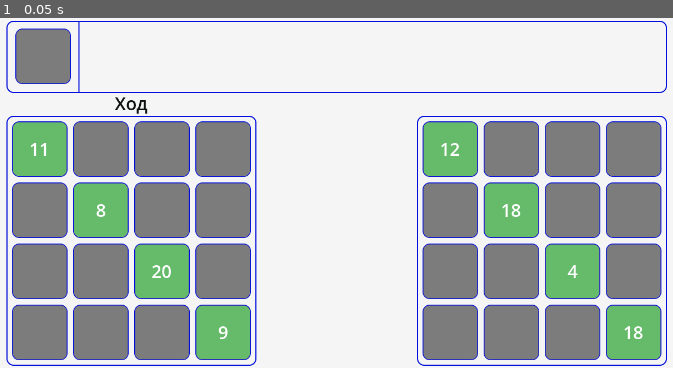
Above: before the commit, frame 1.
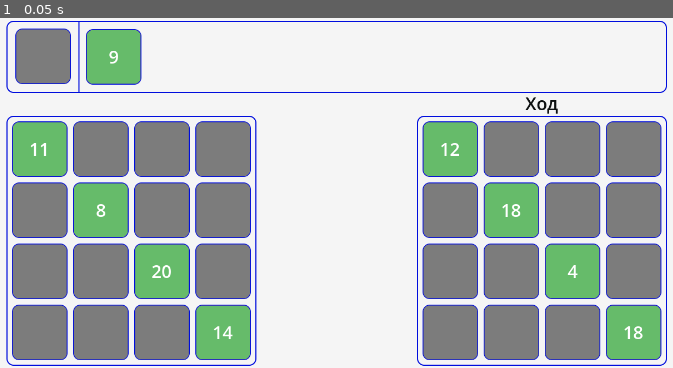
Above: after the commit, the same moment.

Repository: Rinkton/lucky-numbers-godot
Game: Godot game, scene res://game.tscn
Same seed, same stepped clock (60 frames per second), same inputs: the game is played once before the commit and once after it.
Inputs:
- Up to frame 1 (0.05 s): no input

The runs differ from the first frame. In frame 1, 1.6% of the frame differs, in the area x 12-83%, y 3-92%.

Commit message:
Made the clover pile estimation and some playable prototype with just pile

Diff:
--- a/lucky-numbers/cell.gd
+++ b/lucky-numbers/cell.gd
@@ -56,37 +56,44 @@
 			a.queue_free()
 
 
+func put_clover_turn(clover, focus_owner):
+	var game = await G.get_game()
+	if not game.whos_this_cell(self) == game.cur_player:
+		return
+	if not get_field().get_is_this_clover_on_this_cell_acceptable(clover, self):
+		modulate = Color.RED
+		await get_tree().create_timer(0.5).timeout
+		modulate = Color.WHITE
+		return
+	if focus_owner is CloverPile:
+		var prev_clover = get_clover()
+		if is_instance_valid(prev_clover):
+			remove_child(prev_clover)
+		focus_owner.remove_child(clover)
+		replace_clover(clover)
+		if is_instance_valid(prev_clover):
+			game.face_up_pile.add_clover(prev_clover)
+	elif focus_owner.get_is_in_face_up_pile():
+		var prev_clover = get_clover()
+		if is_instance_valid(prev_clover):
+			remove_child(prev_clover)
+		focus_owner.remove_child(clover)
+		focus_owner.queue_free()
+		replace_clover(clover)
+		if is_instance_valid(prev_clover):
+			game.face_up_pile.add_clover(prev_clover)
+	else:
+		printerr("no focus_owner for cell")
+	game.end_turn()
+
+
 func _on_lmb():
 	var game = await G.get_game()
-	if game.whos_this_cell(self) == game.cur_player and is_instance_valid(get_field()):
+	if is_instance_valid(get_field()):
 		var focus_owner = Utils.get_focus_owner_that_sharing_clover()
 		if not is_instance_valid(focus_owner):
 			return
 		var clover = focus_owner.get_clover()
 		if not is_instance_valid(clover):
 			return
-		if not get_field().get_is_this_clover_on_this_cell_acceptable(clover, self):
-			modulate = Color.RED
-			await get_tree().create_timer(0.5).timeout
-			modulate = Color.WHITE
-			return
-		if focus_owner is CloverPile:
-			var prev_clover = get_clover()
-			if is_instance_valid(prev_clover):
-				remove_child(prev_clover)
-			focus_owner.remove_child(clover)
-			replace_clover(clover)
-			if is_instance_valid(prev_clover):
-				game.face_up_pile.add_clover(prev_clover)
-		elif focus_owner.get_is_in_face_up_pile():
-			var prev_clover = get_clover()
-			if is_instance_valid(prev_clover):
-				remove_child(prev_clover)
-			focus_owner.remove_child(clover)
-			focus_owner.queue_free()
-			replace_clover(clover)
-			if is_instance_valid(prev_clover):
-				game.face_up_pile.add_clover(prev_clover)
-		else:
-			printerr("no focus_owner for cell")
-		game.end_turn()
+		put_clover_turn(clover, focus_owner)
--- a/lucky-numbers/cell.tscn
+++ b/lucky-numbers/cell.tscn
@@ -1,10 +1,10 @@
-[gd_scene load_steps=4 format=3 uid="uid://du87igtiyob7"]
+[gd_scene format=3 uid="uid://du87igtiyob7"]
 
 [ext_resource type="Texture2D" uid="uid://5cmk788h0kdv" path="res://cell.png" id="1_f2ill"]
 [ext_resource type="Script" uid="uid://0py50mgwbi2b" path="res://cell.gd" id="1_rj7qh"]
 [ext_resource type="PackedScene" uid="uid://bwmeh3trs3fx8" path="res://mouse_checker.tscn" id="3_88vch"]
 
-[node name="Cell" type="Control"]
+[node name="Cell" type="Control" unique_id=1660228137]
 custom_minimum_size = Vector2(100, 100)
 layout_mode = 3
 anchors_preset = 0
@@ -14,12 +14,12 @@
 script = ExtResource("1_rj7qh")
 metadata/_edit_lock_ = true
 
-[node name="Sprite2D" type="Sprite2D" parent="."]
+[node name="Sprite2D" type="Sprite2D" parent="." unique_id=1230642696]
 position = Vector2(50, 50)
 texture = ExtResource("1_f2ill")
 hframes = 3
 
-[node name="MouseChecker" parent="." instance=ExtResource("3_88vch")]
+[node name="MouseChecker" parent="." unique_id=1484205485 instance=ExtResource("3_88vch")]
 layout_mode = 0
 offset_right = 100.0
 offset_bottom = 100.0
--- a/lucky-numbers/clover_pile.gd
+++ b/lucky-numbers/clover_pile.gd
@@ -35,7 +35,7 @@
 
 func _on_lmb():
 	var game = await G.get_game()
-	if game.cur_player is HumanPlayer:
+	if game.cur_player is HumanPlayer or true: #### TODO
 		if not is_there_clover():
 			var clover = pop_random_clover()
 			add_child(clover)
--- a/lucky-numbers/field.gd
+++ b/lucky-numbers/field.gd
@@ -17,6 +17,16 @@
 		var game = await G.get_game()
 		var clover = game.clover_pile.pop_random_clover()
 		cell.replace_clover(clover)
+	"""
+	for i in range(4):
+		for j in range(4):
+			if randi_range(0, 2) == 0:
+				continue
+			var cell = get_cell(i, j)
+			var game = await G.get_game()
+			var clover = game.clover_pile.pop_random_clover()
+			cell.replace_clover(clover)
+	"""
 
 
 func get_is_this_clover_on_this_cell_acceptable(this_clover: Clover, this_cell: Cell) -> bool:
@@ -50,14 +60,14 @@
 	return $VBoxContainer.get_child(y).get_child(x)
 
 
-func get_vector_of_cell(cell: Cell) -> Vector2:
+func get_vector_of_cell(cell: Cell) -> Vector2i:
 	for y in range($VBoxContainer.get_child_count()):
 		var row = $VBoxContainer.get_child(y)
 		for x in range(row.get_child_count()):
 			if row.get_child(x) == cell:
-				return Vector2(x, y)
+				return Vector2i(x, y)
 	printerr("get_vector_of_cell didn't found the cell")
-	return Vector2(-1, -1)
+	return Vector2i(-1, -1)
 
 
 func get_is_full():
--- a/lucky-numbers/g.gd
+++ b/lucky-numbers/g.gd
@@ -1,20 +1,20 @@
 extends Node
 
 
-signal _game_set
+signal game_set
 
-var _game: Game:
+var game: Game:
 	set(value):
-		_game = value
-		_game_set.emit()
+		game = value
+		game_set.emit()
 
 
 func get_game():
-	if is_instance_valid(_game):
-		return _game
-	await _game_set
-	return _game
+	if is_instance_valid(game):
+		return game
+	await game_set
+	return game
 
 
-func set_game(game):
-	_game = game
+func set_game(game_):
+	game = game_
--- a/lucky-numbers/game.gd
+++ b/lucky-numbers/game.gd
@@ -12,13 +12,19 @@
 
 
 func _ready():
-	players = [HumanPlayer.new(), HumanPlayer.new()]
+	players = [AiPlayer.new(), HumanPlayer.new()]
 	cur_player = players[0]
 	$Field.set_up_start_diagonal()
 	$Field.player = players[0]
 	$Field2.set_up_start_diagonal()
 	$Field2.player = players[1]
 	G.set_game(self)
+	if cur_player is AiPlayer:
+		cur_player.turn()
+
+
+func get_fields():
+	return [$Field, $Field2]
 
 
 func end_turn():
@@ -26,6 +32,8 @@
 	cur_player = players[0]
 	await get_tree().process_frame
 	ended_turn.emit()
+	if cur_player is AiPlayer:
+		cur_player.turn()
 
 
 func whos_this_cell(cell):
--- a/lucky-numbers/game.tscn
+++ b/lucky-numbers/game.tscn
@@ -6,7 +6,7 @@
 [ext_resource type="PackedScene" uid="uid://d35ioh5palih0" path="res://clover_pile.tscn" id="4_p2cst"]
 [ext_resource type="PackedScene" uid="uid://b5sotkq43tjnq" path="res://face_up_pile.tscn" id="5_whllf"]
 
-[node name="Game" type="Control"]
+[node name="Game" type="Control" unique_id=1214219613]
 layout_mode = 3
 anchors_preset = 15
 anchor_right = 1.0
@@ -16,7 +16,7 @@
 mouse_filter = 2
 script = ExtResource("1_ku7cq")
 
-[node name="Bg" type="ColorRect" parent="."]
+[node name="Bg" type="ColorRect" parent="." unique_id=1141898677]
 layout_mode = 0
 offset_right = 1440.0
 offset_bottom = 630.0
@@ -24,7 +24,7 @@
 color = Color(0.960784, 0.960784, 0.960784, 1)
 metadata/_edit_lock_ = true
 
-[node name="TextureRect" type="TextureRect" parent="."]
+[node name="TextureRect" type="TextureRect" parent="." unique_id=1805484191]
 layout_mode = 0
 offset_left = 125.0
 offset_top = 5.0
@@ -33,28 +33,28 @@
 mouse_filter = 2
 texture = ExtResource("1_1ggbm")
 
-[node name="Field" parent="." instance=ExtResource("2_l1u56")]
+[node name="Field" parent="." unique_id=1862271076 instance=ExtResource("2_l1u56")]
 layout_mode = 0
 offset_left = 125.0
 offset_top = 176.0
 offset_right = 575.0
 offset_bottom = 626.0
 
-[node name="Field2" parent="." instance=ExtResource("2_l1u56")]
+[node name="Field2" parent="." unique_id=1543102293 instance=ExtResource("2_l1u56")]
 layout_mode = 0
 offset_left = 864.0
 offset_top = 176.0
 offset_right = 1314.0
 offset_bottom = 626.0
 
-[node name="CloverPile" parent="." instance=ExtResource("4_p2cst")]
+[node name="CloverPile" parent="." unique_id=1367229675 instance=ExtResource("4_p2cst")]
 layout_mode = 0
 offset_left = 140.5
 offset_top = 19.0
 offset_right = 140.5
 offset_bottom = 19.0
 
-[node name="FaceUpPile" parent="." instance=ExtResource("5_whllf")]
+[node name="FaceUpPile" parent="." unique_id=200169092 instance=ExtResource("5_whllf")]
 layout_mode = 0
 offset_left = 267.5
 offset_top = 20.0
--- /dev/null
+++ b/lucky-numbers/player/ai_player.gd
@@ -0,0 +1,192 @@
+extends Player
+class_name AiPlayer
+
+
+const FIELD_SIZE := 4
+
+var my_field: Field
+var enemy_field: Field
+var best_moves := {}
+
+
+func _init():
+	G.connect("game_set", _on_game_set)
+
+
+func turn():
+	var clover_pile_dict = _get_clover_pile_dict()
+	# var a = my_field.get_cell(0, 0).get_clover().number
+	# _get_cell_flexibility(my_field.get_cell(1, 1))
+	_get_clover_pile_flexibility(my_field)
+	#print("best ", best_moves)
+	var clover = G.game.clover_pile.pop_random_clover()
+	var cell = my_field.get_cell(best_moves[clover.number]["x"], best_moves[clover.number]["y"])
+	cell.put_clover_turn(clover, G.game.clover_pile)
+	print(best_moves[clover.number])
+
+
+func _get_clover_pile_worth_for_me():
+	var cur_empty = _get_flexibility(true, my_field)
+	var cur_busy = _get_flexibility(false, my_field)
+	var clover_pile_my_flexibility_dict = _get_clover_pile_flexibility(my_field)
+	var new_empty = clover_pile_my_flexibility_dict["empty"]
+	var new_busy = clover_pile_my_flexibility_dict["busy"]
+
+	var count = _get_clovers_count_in_pile()
+	# Новое
+	# , делить на количество клеверов в куче(по итогу то мы получим только 1) и ещё на 16, ибо
+	# Мы помимо клеток для выбора клевера перебирали ещё и ценность для остальных 15 клеток минус
+	# ценность без клевера из кучи на поле
+	var worth = (new_empty + new_busy) / (count * 16) - (cur_empty + cur_busy)
+
+	return worth
+
+
+func _get_flexibility(empty: bool, field: Field):
+	var flexibility := 0
+	for y in range(FIELD_SIZE):
+		for x in range(FIELD_SIZE):
+			var cell = field.get_cell(x, y)
+			if cell.is_there_clover() == not empty:
+				var cell_flexibility = _get_cell_flexibility(cell)
+				flexibility += cell_flexibility
+	return flexibility
+
+
+func _get_clover_pile_flexibility(field: Field):
+	var flexibility_empty := 0
+	var flexibility_busy := 0
+	var clover_pile_dict = _get_clover_pile_dict()
+	best_moves = {}
+	for i in range(1, 21):
+		best_moves[i] = {"x": -1, "y": -1, "flex": 0}
+	for i in range(1, 21):
+		if clover_pile_dict[i] == 0:
+			continue
+		for y in range(FIELD_SIZE):
+			for x in range(FIELD_SIZE):
+				var clover_flexibility := 0
+				if field.get_is_this_clover_on_this_cell_acceptable(
+				Clover.new_scene(i), field.get_cell(x, y)):
+					# for checking cells with our clover placed on (x, y)
+					for yy in range(FIELD_SIZE):
+						for xx in range(FIELD_SIZE):
+							if xx == x and yy == y:
+								continue
+							var cell = field.get_cell(xx, yy)
+							var cell_flexibility = _get_cell_flexibility(cell, Vector3i(x, y, i))
+							clover_flexibility += cell_flexibility
+				var cell = field.get_cell(x, y)
+				clover_flexibility *= clover_pile_dict[i]
+				if best_moves[i]["flex"] < clover_flexibility:
+					# Для мотивации поставить новый клевер
+					var motivation = 150
+					var final_clover_flexibility := clover_flexibility
+					if not cell.is_there_clover():
+						final_clover_flexibility += motivation
+					best_moves[i] = {
+						"x": x,
+						"y": y,
+						"flex": final_clover_flexibility,
+					}
+				if cell.is_there_clover():
+					flexibility_busy += clover_flexibility
+				else:
+					flexibility_empty += clover_flexibility
+	return {"busy": flexibility_busy, "empty": flexibility_empty}
+
+
+## imagine_clover we consider that there is an additional (z) type clover on (x, y) cell
+func _get_cell_flexibility(cell: Cell, imagine_clover: Vector3i = Vector3i(-1, -1, 0)):
+	var field: Field = cell.get_field()
+	var vec = field.get_vector_of_cell(cell)
+	var imagine_clover_pos = Vector2i(imagine_clover.x, imagine_clover.y)
+
+	var u := 1
+	var r := 1
+	var d := 1
+	var l := 1
+	var uv := 0
+	var rv := 21
+	var dv := 21
+	var lv := 0
+
+	while vec.y - u >= 0:
+		var this_vec = Vector2i(vec.x, vec.y - u)
+		if this_vec == imagine_clover_pos:
+			uv = imagine_clover.z
+		else:
+			var c = field.get_cell(this_vec.x, this_vec.y)
+			if c.is_there_clover():
+				uv = c.get_clover().number
+				break
+		u+=1
+	while vec.x + r <= 3:
+		var this_vec = Vector2i(vec.x + r, vec.y)
+		if this_vec == imagine_clover_pos:
+			rv = imagine_clover.z
+		else:
+			var c = field.get_cell(this_vec.x, this_vec.y)
+			if c.is_there_clover():
+				rv = c.get_clover().number
+				break
+		r+=1
+	while vec.y + d <= 3:
+		var this_vec = Vector2i(vec.x, vec.y + d)
+		if this_vec == imagine_clover_pos:
+			dv = imagine_clover.z
+		else:
+			var c = field.get_cell(this_vec.x, this_vec.y)
+			if c.is_there_clover():
+				dv = c.get_clover().number
+				break
+		d+=1
+	while vec.x - l >= 0:
+		var this_vec = Vector2i(vec.x - l, vec.y)
+		if this_vec == imagine_clover_pos:
+			lv = imagine_clover.z
+		else:
+			var c = field.get_cell(this_vec.x, this_vec.y)
+			if c.is_there_clover():
+				lv = c.get_clover().number
+				break
+		l+=1
+	var min = max(lv, uv) + 1
+	var max = min(rv, dv) - 1
+
+	var flexibility := 0
+	var number = min
+	var clover_pile_dict = _get_clover_pile_dict()
+	while number <= max:
+		flexibility += clover_pile_dict[number]
+		number += 1
+	if field.get_vector_of_cell(cell) == Vector2i(1, 0) and imagine_clover == Vector3i(1, 1, 2) and false:
+		print()
+		print("=====")
+		print("cell: ", field.get_vector_of_cell(cell))
+		print("imagine_clover: ", imagine_clover)
+		print(min, " ", max)
+		print(uv, " ", rv, " ", dv, " ", lv)
+		print("FINAL FLEX: ", flexibility)
+	return flexibility
+
+
+func _get_clover_pile_dict():
+	var dict := {}
+	for i in range(20):
+		dict[i+1] = 0
+	for clover in G.game.clover_pile.clovers:
+		dict[clover.number] += 1
+	return dict
+
+
+func _get_clovers_count_in_pile():
+	return len(G.game.clover_pile.clovers)
+
+
+func _on_game_set():
+	for field in G.game.get_fields():
+		if field.player == self:
+			my_field = field
+		else:
+			enemy_field = field
--- a/lucky-numbers/project.godot
+++ b/lucky-numbers/project.godot
@@ -8,11 +8,15 @@
 
 config_version=5
 
+[animation]
+
+compatibility/default_parent_skeleton_in_mesh_instance_3d=true
+
 [application]
 
 config/name="Lucky Numbers"
 run/main_scene="res://game.tscn"
-config/features=PackedStringArray("4.5", "Mobile")
+config/features=PackedStringArray("4.6", "Mobile")
 config/icon="res://icon.svg"
 
 [autoload]
@@ -29,6 +33,11 @@
 
 theme/custom="res://new_theme.tres"
 
+[network]
+
+limits/debugger/max_chars_per_second=999999
+limits/debugger/max_queued_messages=9999
+
 [rendering]
 
 renderer/rendering_method="mobile"
Not shown: 1 places in lucky-numbers/game.tscn that only renumber resources
Not shown, added: lucky-numbers/player/ai_player.gd.uid
Not shown, added: Диаграмма без названия.drawio
